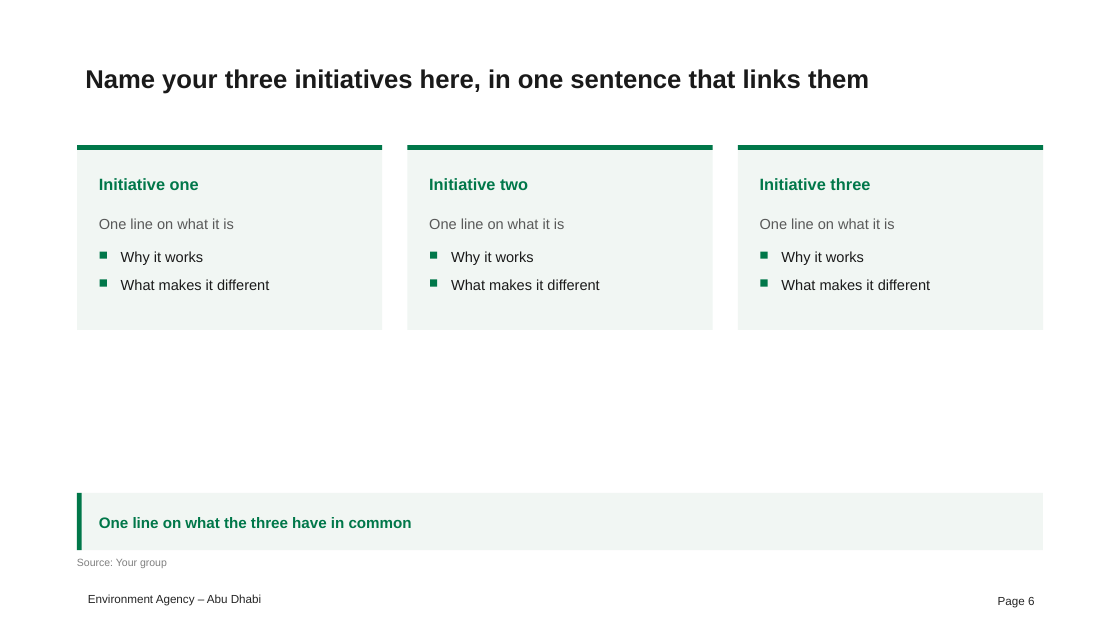
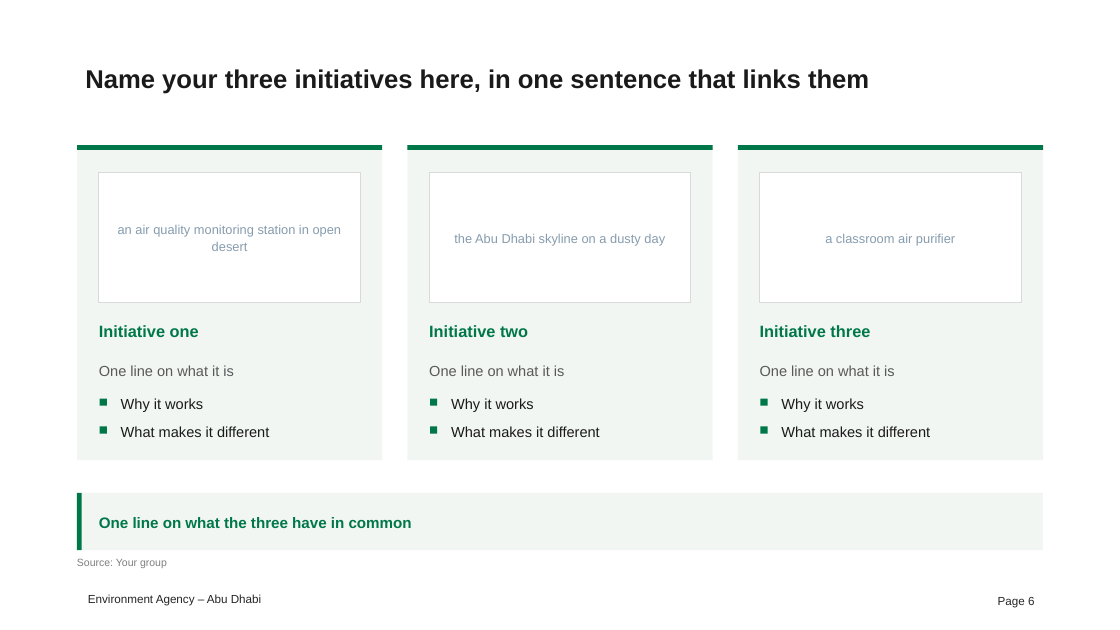
Before and after one commit to simonedoro/EAD_Presentation-development, a slide deck: slide 6 of starter-decks/02 Air quality - starter deck.pptx. Drawn at 1120x630 pixels with LibreOffice and Linux fonts; fonts in the diff are those of the drawing; background and template pictures are left out. Boxes give left, top, right and bottom in pixels: in the first picture for what was removed or moved away, otherwise in the second. Text is boxed around its words. In the diff, an @@ line names an element or a change of style, - is before the commit and + after.

```diff
--- a/starter-decks/02 Air quality - starter deck.pptx
+++ b/starter-decks/02 Air quality - starter deck.pptx
@@ rectangle resized from (x1=77, y1=145, x2=382, y2=330) to (x1=77, y1=145, x2=382, y2=460) @@
@@ rectangle resized from (x1=408, y1=145, x2=712, y2=330) to (x1=408, y1=145, x2=712, y2=460) @@
@@ rectangle resized from (x1=738, y1=145, x2=1043, y2=330) to (x1=738, y1=145, x2=1043, y2=460) @@
@@ rectangle added at (x1=99, y1=172, x2=360, y2=302), fill #FFFFFF, outline #D9D9D9 0.75 pt @@
@@ rectangle added at (x1=429, y1=172, x2=691, y2=302), fill #FFFFFF, outline #D9D9D9 0.75 pt @@
@@ rectangle added at (x1=760, y1=172, x2=1021, y2=302), fill #FFFFFF, outline #D9D9D9 0.75 pt @@
@@ text added at (x1=118, y1=225, x2=342, y2=251), 11 pt, text #869CAE @@
+an air quality monitoring station in open desert
@@ text added at (x1=454, y1=234, x2=665, y2=246), 11 pt, text #869CAE @@
+the Abu Dhabi skyline on a dusty day
@@ text added at (x1=825, y1=234, x2=955, y2=246), 11 pt, text #869CAE @@
+a classroom air purifier
@@ 3 rectangles moved together from (x1=100, y1=280, x2=768, y2=287) to (x1=100, y1=398, x2=768, y2=406) @@
@@ 3 rectangles moved together from (x1=100, y1=251, x2=768, y2=259) to (x1=100, y1=427, x2=768, y2=434) @@
@@ 12 texts moved together from (x1=99, y1=178, x2=930, y2=290) to (x1=99, y1=325, x2=930, y2=437) @@
```
Also in this commit, not shown: 4 other slides changed, 1 slide added, 1 slide removed, 21 other files.
